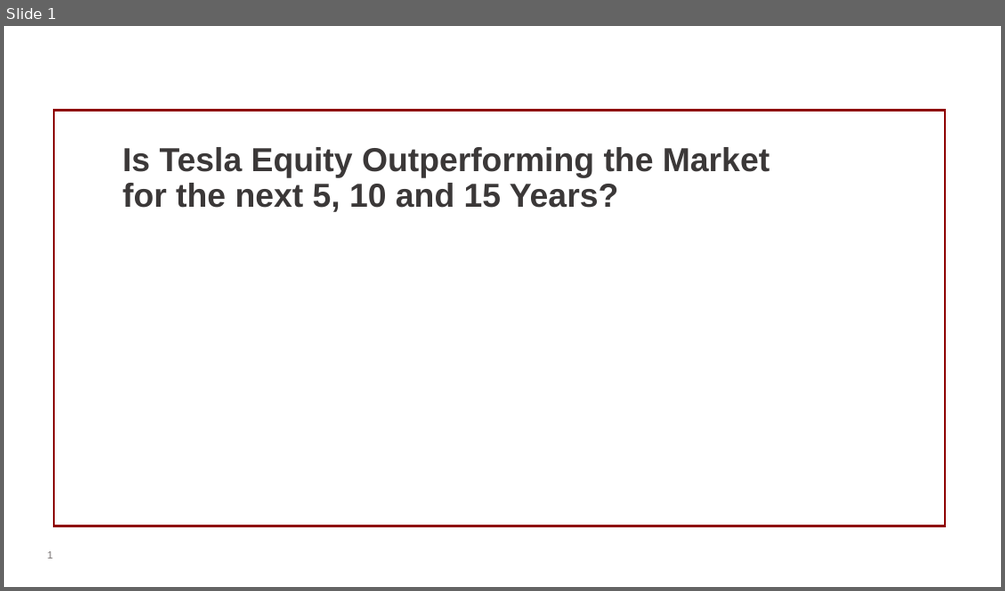
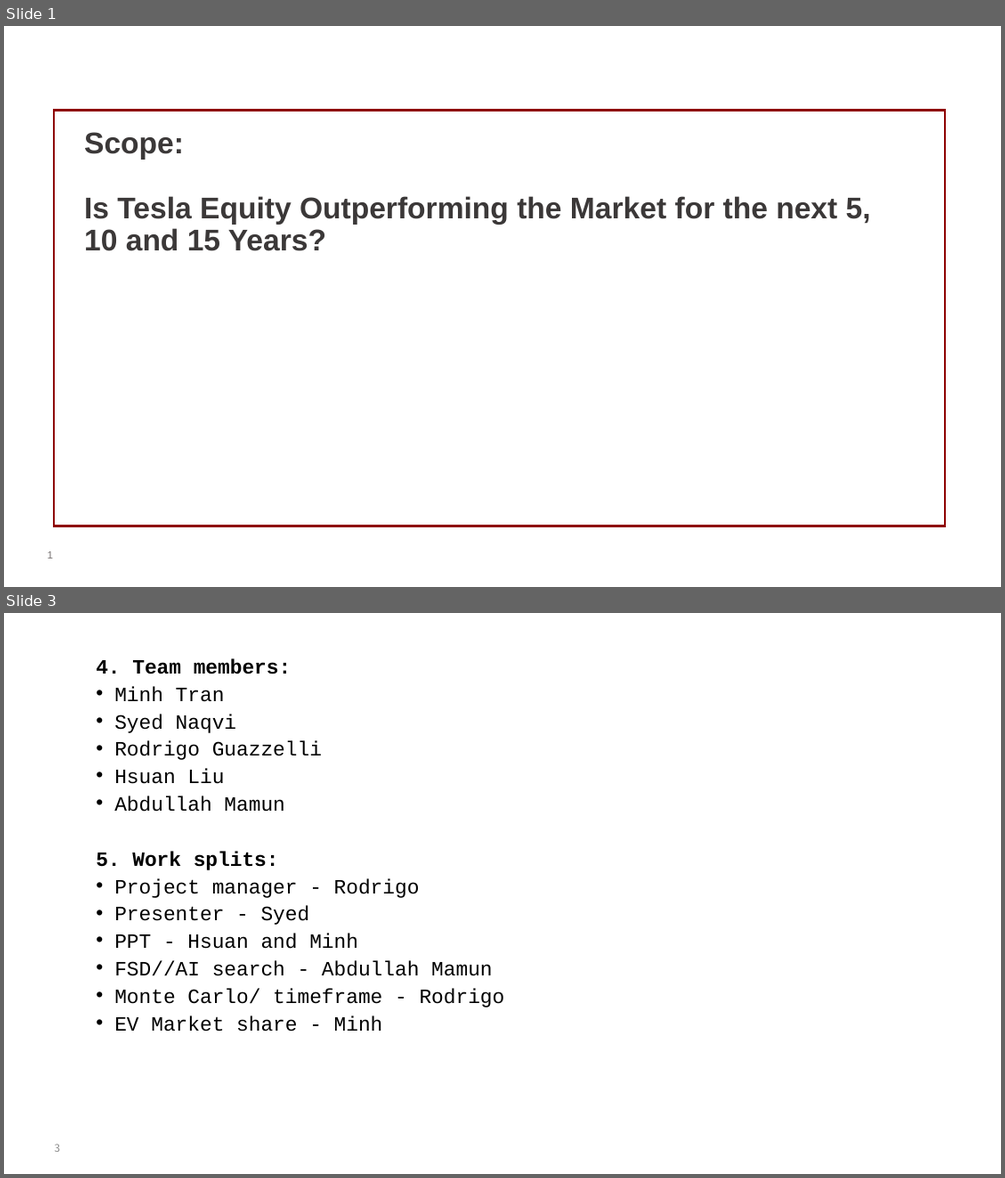
Before and after one commit to shonaqvi/Your-Next-Investment-, a slide deck: Proposal.pptx. Shown one above the other, each under a label of ours: slide 1 before the commit, slides 1 and 3 after it; the slides between them are not shown. The pictures are 1005x591 and 1005x1178 pixels, drawn with LibreOffice and Linux fonts; fonts in the diff are those of the drawing; background and template pictures are left out. Boxes give left, top, right and bottom in pixels: in the first picture for what was removed or moved away, otherwise in the second. Text is boxed around its words. In the diff, an @@ line names an element or a change of style, - is before the commit and + after.

```diff
--- a/Proposal.pptx
+++ b/Proposal.pptx
@@ slide 3 added at <box>4,613,1001,1174</box>, background #FFFFFF @@
@@ text added at <box>96,658,505,1031</box>, 19.6 pt, text #000000 @@
+4. Team members:
+• Minh Tran
+• Syed Naqvi
+• Rodrigo Guazzelli
+• Hsuan Liu
+• Abdullah Mamun
+5. Work splits:
+• Project manager - Rodrigo
+• Presenter - Syed
+• PPT - Hsuan and Minh
+• FSD//AI search - Abdullah Mamun
+• Monte Carlo/ timeframe - Rodrigo
+• EV Market share - Minh
@@ page number added at <box>55,1143,60,1151</box>, 10 pt, text #8C8C8C @@
+3
@@ slide 1 changed as well @@
@@ title at <box>84,132,871,251</box>: text changed; size 32 to 28.8 pt @@
-Is Tesla Equity Outperforming the Market for the next 5, 10 and 15 Years?
+Scope:
+Is Tesla Equity Outperforming the Market for the next 5, 10 and 15 Years?
```
Also in this commit, not shown: 1 other slide added, 6 slides removed.
